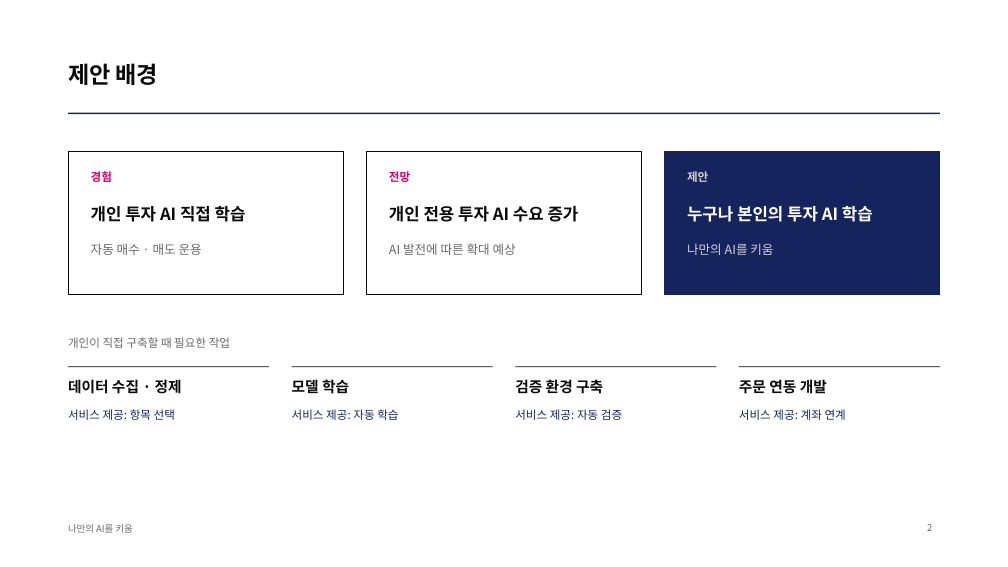
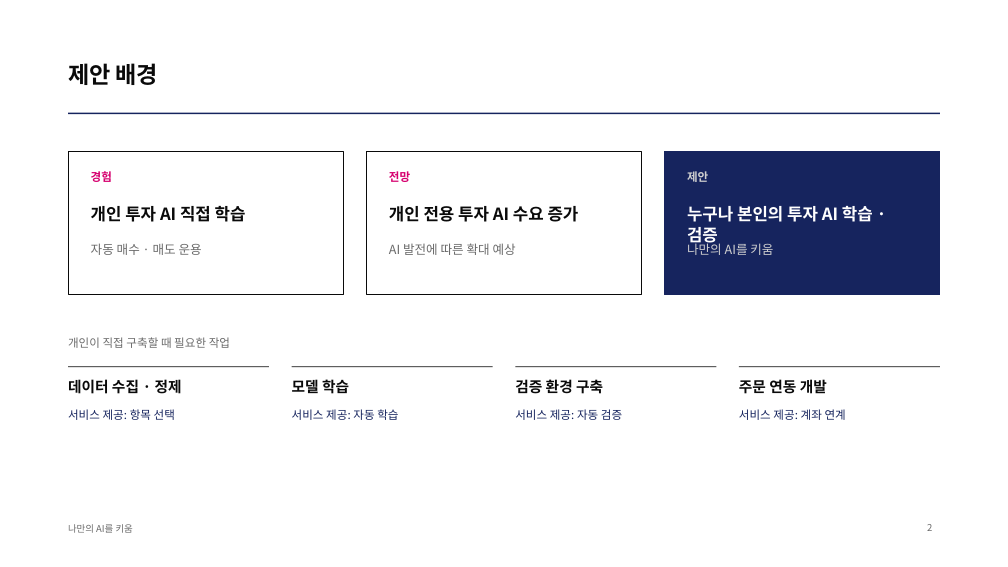
Before and after one commit to kjhoeakjy/why-kw, a slide deck: slide 2 of docs/deck/WhyKiwoom_AI_FACTORY.pptx. Drawn at 1008x567 pixels with LibreOffice and Linux fonts; fonts in the diff are those of the drawing. Boxes give left, top, right and bottom in pixels: in the first picture for what was removed or moved away, otherwise in the second. Text is boxed around its words. In the diff, an @@ line names an element or a change of style, - is before the commit and + after.

```diff
--- a/docs/deck/WhyKiwoom_AI_FACTORY.pptx
+++ b/docs/deck/WhyKiwoom_AI_FACTORY.pptx
@@ text at [687, 206, 873, 246]: text changed @@
-누구나 본인의 투자 AI 학습
+누구나 본인의 투자 AI 학습 · 검증
```
Also in this commit, not shown: 4 other slides changed, 6 other files.
